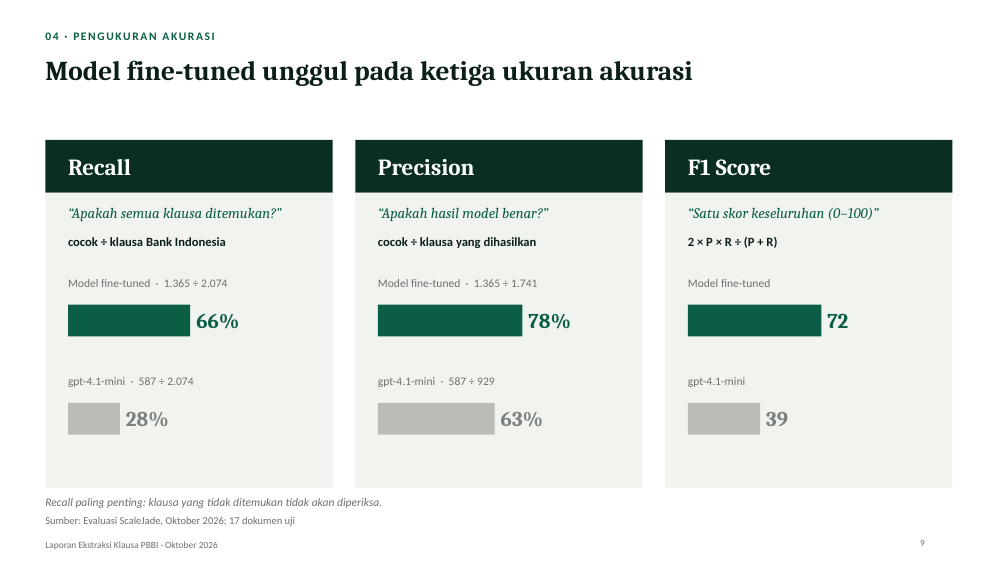
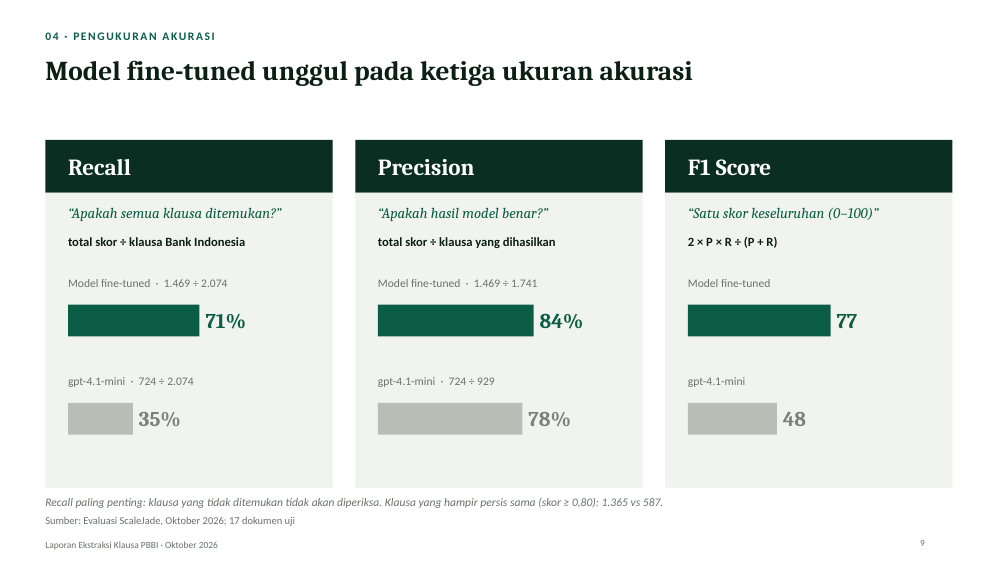
Before and after one commit to scalejade/mlops, a slide deck: slide 9 of docs/pbbi/reports/report-pbbi-extraction-id.pptx. Drawn at 1008x567 pixels with LibreOffice and Linux fonts; fonts in the diff are those of the drawing; background and template pictures are left out. Boxes give left, top, right and bottom in pixels: in the first picture for what was removed or moved away, otherwise in the second. Text is boxed around its words. In the diff, an @@ line names an element or a change of style, - is before the commit and + after.

Commit message:
feat: update ppt

```diff
--- a/docs/pbbi/reports/report-pbbi-extraction-id.pptx
+++ b/docs/pbbi/reports/report-pbbi-extraction-id.pptx
@@ text at box(68, 237, 245, 246): text changed @@
-cocok ÷ klausa Bank Indonesia
+total skor ÷ klausa Bank Indonesia
@@ text at box(378, 237, 556, 248): text changed @@
-cocok ÷ klausa yang dihasilkan
+total skor ÷ klausa yang dihasilkan
@@ text at box(68, 279, 227, 287): text changed @@
-Model fine-tuned · 1.365 ÷ 2.074
+Model fine-tuned · 1.469 ÷ 2.074
@@ text at box(378, 279, 537, 287): text changed @@
-Model fine-tuned · 1.365 ÷ 1.741
+Model fine-tuned · 1.469 ÷ 1.741
@@ rectangle: place and size @@
-rectangle at box(68, 305, 191, 337)
+rectangle at box(68, 305, 200, 337)
@@ text at box(206, 314, 247, 329): text changed @@
-66%
+71%
@@ rectangle: place and size @@
-rectangle at box(378, 305, 523, 337)
+rectangle at box(378, 305, 534, 337)
@@ text added at box(540, 313, 584, 329), 20 pt, text #0B5E45, bold @@
+84%
@@ rectangle: place and size @@
-rectangle at box(688, 305, 821, 337)
+rectangle at box(688, 305, 831, 337)
@@ text at box(837, 314, 858, 328): text changed @@
-72
+77
@@ text at box(68, 377, 193, 387): text changed @@
-gpt-4.1-mini · 587 ÷ 2.074
+gpt-4.1-mini · 724 ÷ 2.074
@@ text at box(378, 377, 495, 387): text changed @@
-gpt-4.1-mini · 587 ÷ 929
+gpt-4.1-mini · 724 ÷ 929
@@ rectangle: place and size @@
-rectangle at box(68, 403, 120, 435)
+rectangle at box(68, 403, 133, 435)
@@ text at box(139, 412, 181, 427): text changed @@
-28%
+35%
@@ rectangle: place and size @@
-rectangle at box(378, 403, 495, 435)
+rectangle at box(378, 403, 523, 435)
@@ text removed at box(501, 412, 543, 427) @@
-63%
@@ text "78%": place and size @@
-text "78%" at box(528, 313, 571, 329)
+text "78%" at box(528, 412, 571, 427)
@@ text "78%" at box(528, 412, 571, 427): text colour #0B5E45 to #7A807B @@
@@ rectangle: place and size @@
-rectangle at box(688, 403, 761, 435)
+rectangle at box(688, 403, 777, 435)
@@ text at box(783, 412, 806, 426): text changed @@
-39
+48
@@ text at box(45, 498, 663, 508): text changed @@
-Recall paling penting: klausa yang tidak ditemukan tidak akan diperiksa.
+Recall paling penting: klausa yang tidak ditemukan tidak akan diperiksa. Klausa yang hampir persis sama (skor ≥ 0,80): 1.365 vs 587.
```
Also in this commit, not shown: 10 other slides changed, 2 other files.
